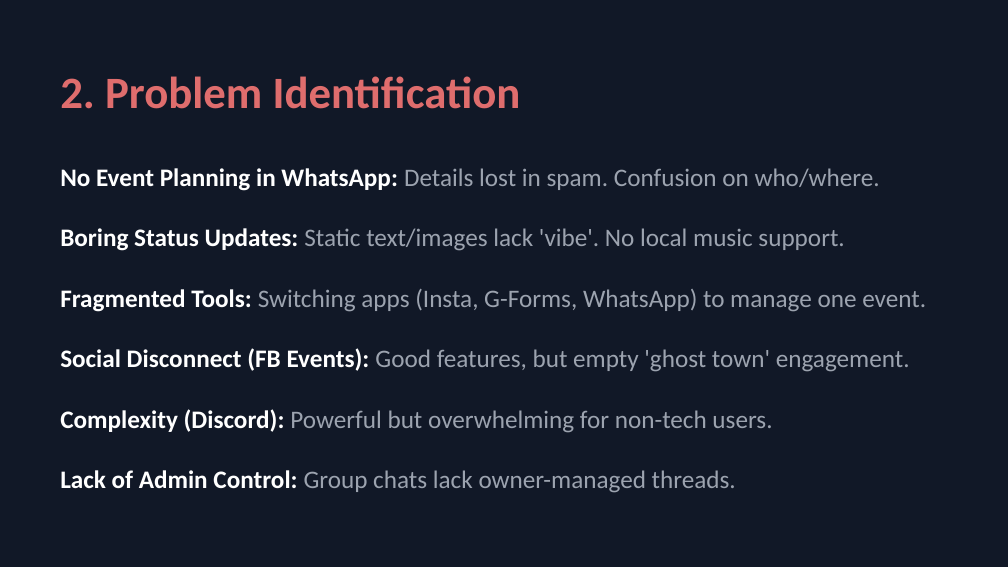
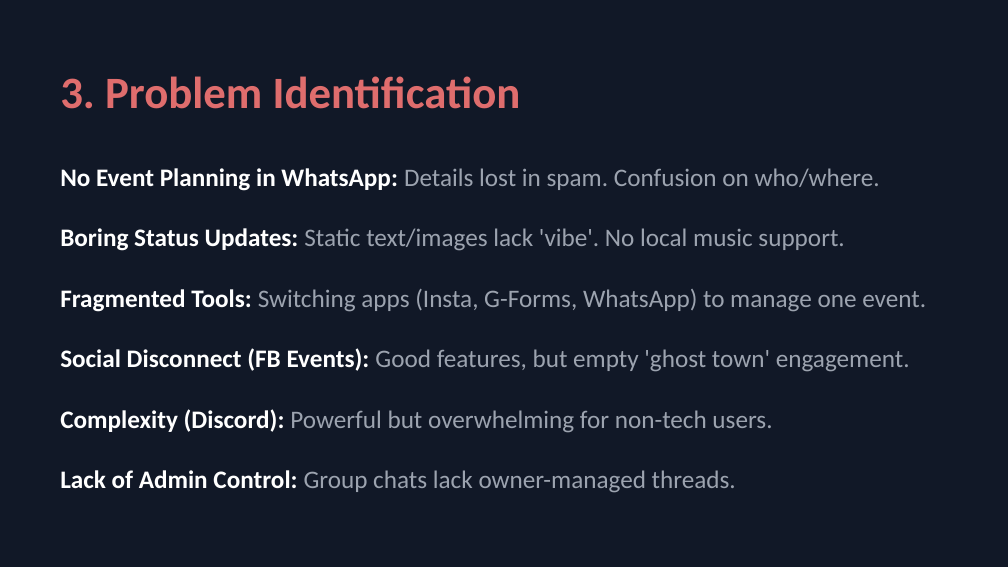
Before and after one commit to AyushAgrawal2004/CircleUp, a slide deck: slide 4 of CircleUp_Presentation.pptx (slide 3 before the commit). Drawn at 1008x567 pixels with LibreOffice and Linux fonts; fonts in the diff are those of the drawing. Boxes give left, top, right and bottom in pixels: in the first picture for what was removed or moved away, otherwise in the second. Text is boxed around its words. In the diff, an @@ line names an element or a change of style, - is before the commit and + after.

```diff
--- a/CircleUp_Presentation.pptx
+++ b/CircleUp_Presentation.pptx
@@ text at [60, 76, 521, 109]: text changed @@
-2. Problem Identification
+3. Problem Identification
```
Also in this commit, not shown: 9 other slides changed, 1 slide added, 3 other files.
